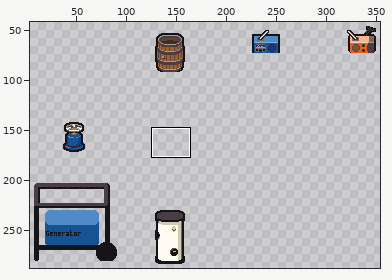
One commit to this pixel-art file: godot/res/sprites/tilesets/furniture_upgrades.aseprite. The first picture is a wide view before the edit; the outline marks the close-up.
Close-up. Before:
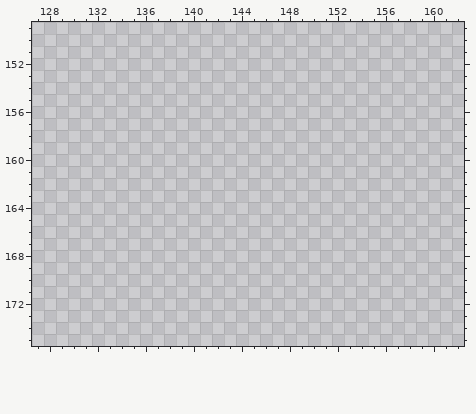
384x384 pixels, 1 frame. Shown: x 127..162, y 149..175. The wide view leaves out empty margins.
Once edited:
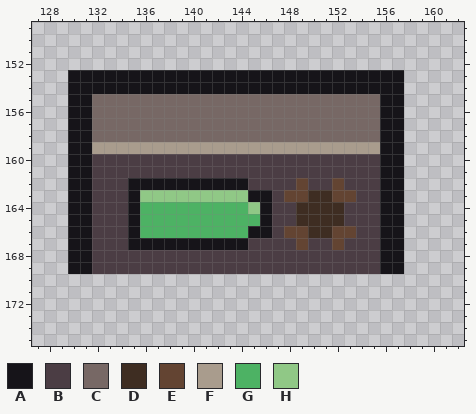
Palette (. is transparent): A #161419  B #4b3d44  C #776865  D #3e2d22  E #634432  F #a99c8d  G #4db264  H #90c886
Edits made:
Layers "Outline", "Main":
y 153..154: x 130..157 ............................ -> AAAAAAAAAAAAAAAAAAAAAAAAAAAA
y 155..158: x 130..157 ............................ -> AACCCCCCCCCCCCCCCCCCCCCCCCAA
y 159: x 130..157 ............................ -> AAFFFFFFFFFFFFFFFFFFFFFFFFAA
y 160..161: x 130..157 ............................ -> AABBBBBBBBBBBBBBBBBBBBBBBBAA
y 162: x 130..157 ............................ -> AABBBAAAAAAAAAABBBBEBBEBBBAA
y 163: x 130..157 ............................ -> AABBBAHHHHHHHHHAABEEDDEEBBAA
y 164: x 130..157 ............................ -> AABBBAGGGGGGGGGHABBDDDDBBBAA
y 165: x 130..157 ............................ -> AABBBAGGGGGGGGGGABBDDDDBBBAA
y 166: x 130..157 ............................ -> AABBBAGGGGGGGGGAABEEDDEEBBAA
y 167: x 130..157 ............................ -> AABBBAAAAAAAAAABBBBEBBEBBBAA
y 168..169: x 130..157 ............................ -> AABBBBBBBBBBBBBBBBBBBBBBBBAA
Changed places in both close-ups, as pixel boxes (x1, y1, x2, y2):
added: (68, 70, 404, 274)
